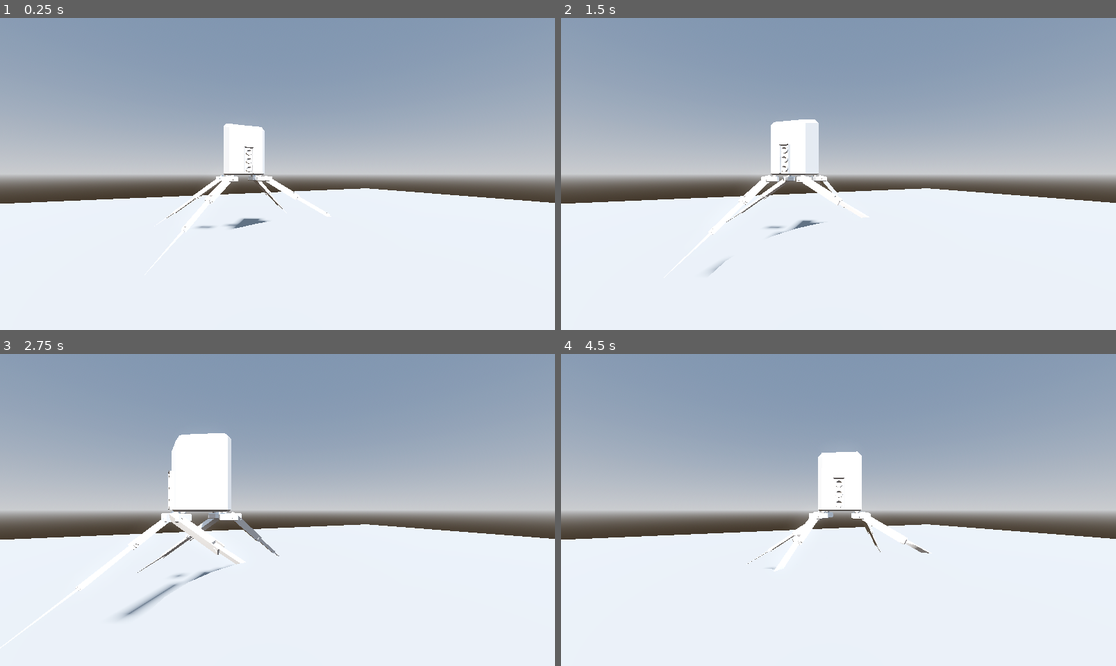
Above: before the commit, frames 1-4 (two rows, left to right).
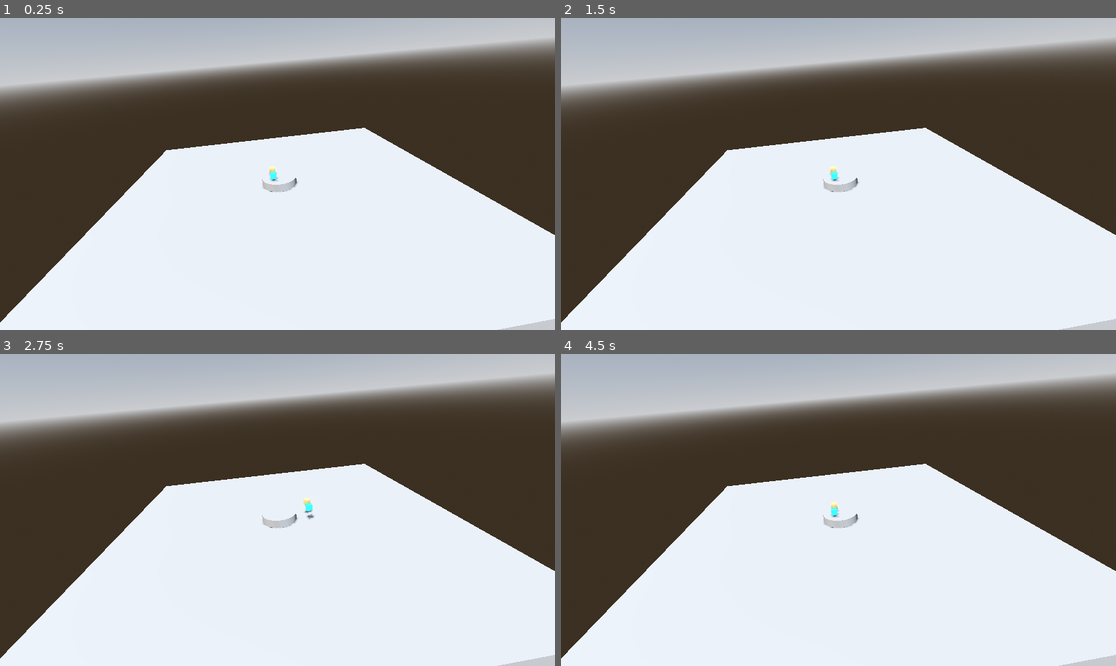
Above: after the commit, the same moments.

Repository: varshzakalq/game1
Game: Godot game, scene res://world.tscn
The game is run twice, just before and just after one commit, with the same random seed, the same clock (stepped at 60 frames per second) and the same inputs.
Inputs:
- Up to frame 1 (0.25 s): no input
- Up to frame 2 (1.5 s): tap Enter at 0.5 s; hold D (right) 0.53-1.28 s; hold S (down) from 1.28 s (still down)
- Up to frame 3 (2.75 s): release S (down) at 2.03 s; hold D (right) from 2.03 s (still down)
- Up to frame 4 (4.5 s): release D (right) at 2.78 s; hold W (up) 2.78-3.53 s; hold A (left) from 3.53 s (still down)

The runs differ from the first frame. In frame 1, 60% of the frame differs, in the area x 0-100%, y 0-100%; in frame 2, 60%; in frame 3, 60%; in frame 4, 60%.

Commit message:
procdural blocks addition

Diff:
--- /dev/null
+++ b/anim.gd
@@ -0,0 +1,47 @@
+extends MeshInstance3D
+var speed = 10
+
+@onready var cube1: MeshInstance3D = $"../MeshInstance3D"
+@onready var cube3: MeshInstance3D = $"../cube3"
+@onready var c3follower: MeshInstance3D = $"../c3follower"
+
+
+# Called when the node enters the scene tree for the first time.
+func _ready() -> void:
+
+	pass # Replace with function body.
+
+
+# Called every frame. 'delta' is the elapsed time since the previous frame.
+func _process(delta: float) -> void:
+
+	if Input.is_action_pressed("up"):
+		translate(Vector3(1,0,0)*delta*speed)
+		cube3.translate(Vector3(1,0,0)*delta*speed)
+	if Input.is_action_pressed("down"):
+		translate(Vector3(-1,0,0)*delta*speed)
+		cube3.translate(Vector3(-1,0,0)*delta*speed)
+
+		pass
+
+	var distance = position - cube1.position
+	if abs(distance.x) > 3:
+		print("gaya")
+		var tween = create_tween()
+		tween.tween_property(cube1,"position",position,0.1)
+		pass
+	var distance1 = cube3.position - c3follower.position
+	if abs(distance1.x) > 3:
+		print("gaya2")
+		var tween = create_tween()
+		tween.tween_property(c3follower,"position",cube3.position,0.1)
+		pass
+
+
+
+
+
+
+
+
+	pass
--- /dev/null
+++ b/node_3d.tscn
@@ -0,0 +1,35 @@
+[gd_scene load_steps=6 format=3 uid="uid://bwxx1pk15ki1x"]
+
+[ext_resource type="Script" uid="uid://dmwag28y6ekle" path="res://anim.gd" id="1_a202f"]
+
+[sub_resource type="StandardMaterial3D" id="StandardMaterial3D_noarx"]
+albedo_color = Color(1, 0.677579, 0.371162, 1)
+
+[sub_resource type="BoxMesh" id="BoxMesh_4xowi"]
+material = SubResource("StandardMaterial3D_noarx")
+
+[sub_resource type="StandardMaterial3D" id="StandardMaterial3D_a0tk4"]
+albedo_color = Color(0.164706, 1, 1, 1)
+
+[sub_resource type="BoxMesh" id="BoxMesh_r3fl7"]
+material = SubResource("StandardMaterial3D_a0tk4")
+
+[node name="Node3D" type="Node3D"]
+
+[node name="CharacterBody3D" type="CharacterBody3D" parent="."]
+
+[node name="MeshInstance3D2" type="MeshInstance3D" parent="CharacterBody3D"]
+transform = Transform3D(1, 0, 0, 0, 1, 0, 0, 0, 1, 0.00985241, 0, 0)
+skeleton = NodePath("../MeshInstance3D")
+script = ExtResource("1_a202f")
+
+[node name="MeshInstance3D" type="MeshInstance3D" parent="CharacterBody3D"]
+mesh = SubResource("BoxMesh_4xowi")
+
+[node name="cube3" type="MeshInstance3D" parent="CharacterBody3D"]
+transform = Transform3D(1, 0, 0, 0, 1, 0, 0, 0, 1, 1, 0, -2)
+skeleton = NodePath("../..")
+
+[node name="c3follower" type="MeshInstance3D" parent="CharacterBody3D"]
+transform = Transform3D(1, 0, 0, 0, 1, 0, 0, 0, 1, 0, 0, -2)
+mesh = SubResource("BoxMesh_r3fl7")
--- a/spider_bot_model.tscn
+++ b/spider_bot_model.tscn
@@ -48,17 +48,17 @@
 script = ExtResource("2_n3wun")
 
 [node name="brt" type="Marker3D" parent="Armature" index="1"]
-transform = Transform3D(3.06884, 0, 0, 0, 3.06884, 0, 0, 0, 3.06884, -3.85743, -2.18259, 3.77418)
+transform = Transform3D(3.06884, 0, 0, 0, 3.06884, 0, 0, 0, 3.06884, -3.85743, -0.418007, 3.77418)
 top_level = true
 
 [node name="blt" type="Marker3D" parent="Armature" index="2"]
-transform = Transform3D(3.06884, 0, 0, 0, 3.06884, 0, 0, 0, 3.06884, 3.79183, -2.18259, 3.77418)
+transform = Transform3D(2.16207, -2.1779, 0, 2.1779, 2.16207, 0, 0, 0, 3.06884, 4.1765, -0.0779233, 1.85479)
 top_level = true
 
 [node name="flt" type="Marker3D" parent="Armature" index="3"]
-transform = Transform3D(3.06884, 0, 0, 0, 3.06884, 0, 0, 0, 3.06884, 3.79183, -2.18259, -3.7527)
+transform = Transform3D(3.06884, 0, 0, 0, 3.06884, 0, 0, 0, 3.06884, 3.79183, -0.125748, -3.7527)
 top_level = true
 
 [node name="frt" type="Marker3D" parent="Armature" index="4"]
-transform = Transform3D(3.06884, 0, 0, 0, 3.06884, 0, 0, 0, 3.06884, -3.75545, -2.18259, -3.7527)
+transform = Transform3D(3.06884, 0, 0, 0, 3.06884, 0, 0, 0, 3.06884, -3.87184, -0.538607, -2.63801)
 top_level = true
--- a/world.tscn
+++ b/world.tscn
@@ -1,6 +1,6 @@
 [gd_scene load_steps=5 format=3 uid="uid://iyhl0tuo5v2n"]
 
-[ext_resource type="PackedScene" uid="uid://bthipw50rd40x" path="res://spider_bot_model.tscn" id="1_f3sb7"]
+[ext_resource type="PackedScene" uid="uid://bwxx1pk15ki1x" path="res://node_3d.tscn" id="1_f3sb7"]
 
 [sub_resource type="ProceduralSkyMaterial" id="ProceduralSkyMaterial_f3sb7"]
 sky_horizon_color = Color(0.662243, 0.671743, 0.686743, 1)
@@ -31,8 +31,8 @@
 transform = Transform3D(0.105546, 0, 0, 0, 0.105546, 0, 0, 0, 0.105546, 0, 0.616619, 0)
 sides = 30
 
-[node name="spider_bot_model" parent="." instance=ExtResource("1_f3sb7")]
-transform = Transform3D(0.116802, 0, 0, 0, 0.116802, 0, 0, 0, 0.116802, 0, 0.89502, 1.03612)
+[node name="Camera3D" type="Camera3D" parent="."]
+transform = Transform3D(-0.990158, -0.123674, 0.0655126, -0.076794, 0.871445, 0.484444, -0.117004, 0.474645, -0.872366, 0.38324, 3.38518, -4.64519)
 
-[node name="Camera3D" type="Camera3D" parent="."]
-transform = Transform3D(-0.903485, 0, 0.42862, 0, 1, 0, -0.42862, 0, -0.903485, 0.38324, 0.900483, -0.314756)
+[node name="Node3D" parent="." instance=ExtResource("1_f3sb7")]
+transform = Transform3D(0.149403, 0, 0, 0, 0.149403, 0, 0, 0, 0.149403, 0.1541, 0.858292, 0.159444)
Not shown, added: anim.gd.uid
